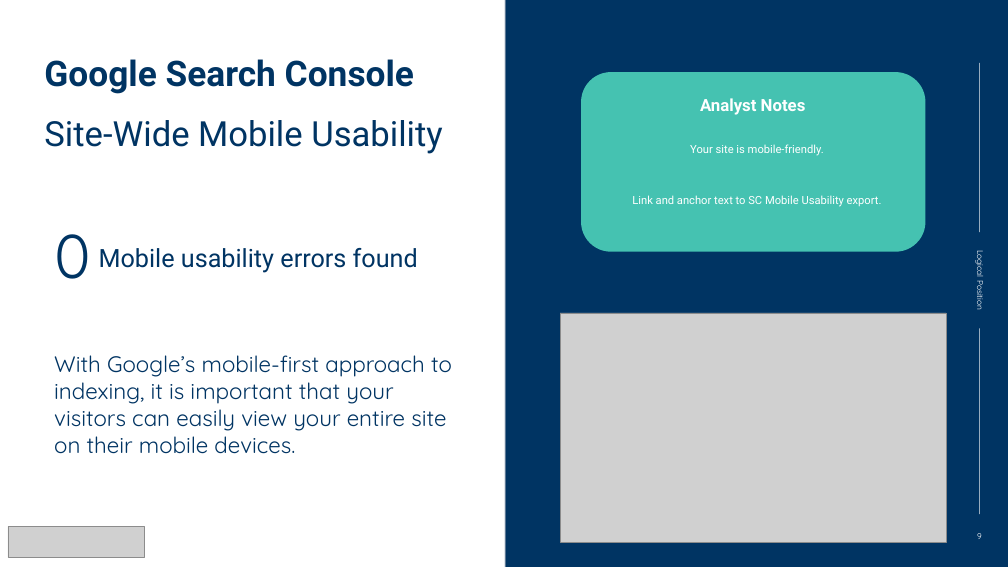
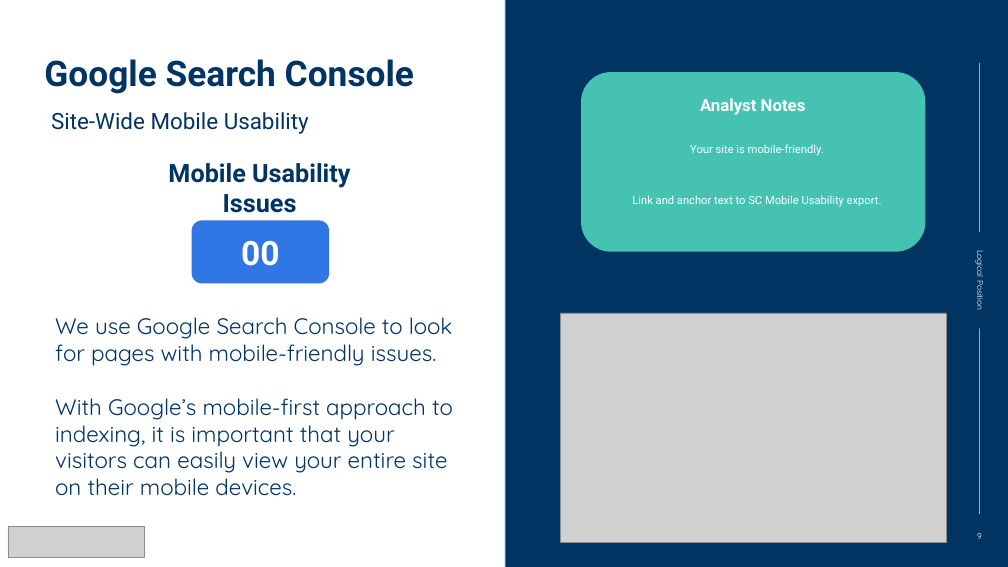
Before and after one commit to Logical-Position/TADAAbot, a slide deck: slide 9 of tadaa/data/pptx/OSR Tech Audit Template.pptx. Drawn at 1008x567 pixels with LibreOffice and Linux fonts; fonts in the diff are those of the drawing; grey boxes stand for pictures; background and template pictures are left out. Boxes give left, top, right and bottom in pixels: in the first picture for what was removed or moved away, otherwise in the second. Text is boxed around its words. In the diff, an @@ line names an element or a change of style, - is before the commit and + after.

```diff
--- a/tadaa/data/pptx/OSR Tech Audit Template.pptx
+++ b/tadaa/data/pptx/OSR Tech Audit Template.pptx
@@ text "Site-Wide Mobile Usability": place and size @@
-text "Site-Wide Mobile Usability" at [44, 120, 443, 154]
+text "Site-Wide Mobile Usability" at [51, 112, 309, 134]
@@ text "Site-Wide Mobile Usability" at [51, 112, 309, 134]: size 49.5 to 32 pt; line spacing 0.9 to 1 @@
@@ text at [168, 163, 350, 213]: text changed; bold on @@
-Mobile usability errors found
+Mobile Usability Issues
@@ text removed at [54, 234, 91, 279] @@
-0
@@ rounded rectangle added at [192, 220, 329, 283], fill #3076E5 @@
@@ text added at [241, 241, 279, 266], 48 pt, text #FFFFFF, bold @@
+00
@@ text "We use Google Search Console ...": place and size @@
-text "We use Google Search Console ..." at [54, 355, 452, 454]
+text "We use Google Search Console ..." at [55, 317, 453, 496]
@@ text at [55, 317, 453, 366]: paragraph added @@
+We use Google Search Console to look for pages with mobile-friendly issues.
```
Also in this commit, not shown: 8 other slides changed, 2 other files.
